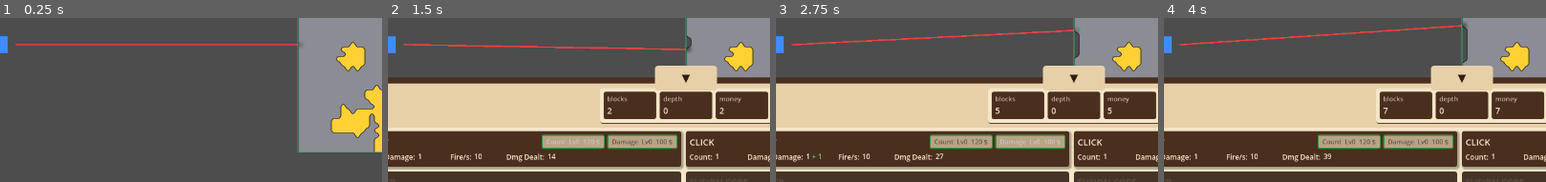
Above: before the commit, frames 1-4 (left to right).
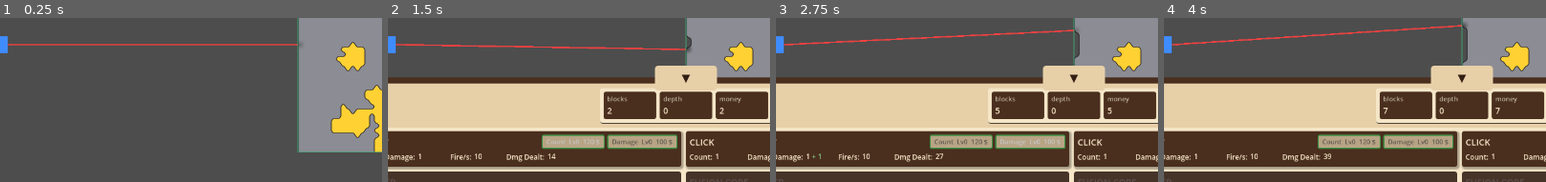
Above: after the commit, the same moments.

Repository: caboyd/blast_game
Game: Godot game, scene res://scenes/Main.tscn
Two runs of this game, one before a commit and one after it. Both use one fixed random seed, a clock stepped at 60 frames per second and the inputs below.
Inputs:
- Up to frame 1 (0.25 s): no input
- Up to frame 2 (1.5 s): click "▲" at 0.5 s; click "Count Lv0 120 $" at 1.25 s
- Up to frame 3 (2.75 s): click "Damage Lv0 100 $" at 2 s
- Up to frame 4 (4 s): click "Fire rate Lv0 100 $" at 2.75 s; click "Damage Lv0 100 $" at 3.5 s
The pictures show only the part of the screen within x 11-61%, y 26-76%; the shares and areas given below are measured in that part.

The runs differ from the first frame. In frame 1, less than 0.1% of the frame differs, in the area x 2-5%, y 15-17%; in frame 2, 0.1%; in frame 3, 0.3%; in frame 4, 0.4%, in the area x 2-75%, y 4-17%.

Commit message:
Better Laser visual
Move laser barrel
Set msaa 8x in project

Diff:
--- a/project.godot
+++ b/project.godot
@@ -37,3 +37,4 @@
 [rendering]
 
 renderer/rendering_method="mobile"
+anti_aliasing/quality/msaa_2d=3
--- a/scenes/turrets/LaserTurret.tscn
+++ b/scenes/turrets/LaserTurret.tscn
@@ -1,19 +1,20 @@
 [gd_scene format=3 uid="uid://c8lasertrt001"]
 
-[ext_resource type="Script" path="res://scripts/turrets/LaserTurret.gd" id="1"]
+[ext_resource type="Script" uid="uid://pwal2gih5g53" path="res://scripts/turrets/LaserTurret.gd" id="1"]
 
-[node name="LaserTurret" type="Node2D"]
+[node name="LaserTurret" type="Node2D" unique_id=100426641]
 script = ExtResource("1")
 
-[node name="Visual" type="Polygon2D" parent="."]
+[node name="Visual" type="Polygon2D" parent="." unique_id=2080836928]
 color = Color(0.25, 0.55, 1, 1)
 polygon = PackedVector2Array(-14, -14, 14, -14, 14, 14, -14, 14)
 
-[node name="Barrel" type="Node2D" parent="."]
+[node name="Barrel" type="Node2D" parent="." unique_id=643175018]
 unique_name_in_owner = true
-position = Vector2(28, 0)
+position = Vector2(15, 0)
 
-[node name="Beam" type="Line2D" parent="."]
+[node name="Beam" type="Line2D" parent="." unique_id=1358359728]
+points = PackedVector2Array(903, 240)
 width = 2.5
 default_color = Color(1, 0.25, 0.25, 0.9)
 joint_mode = 2
